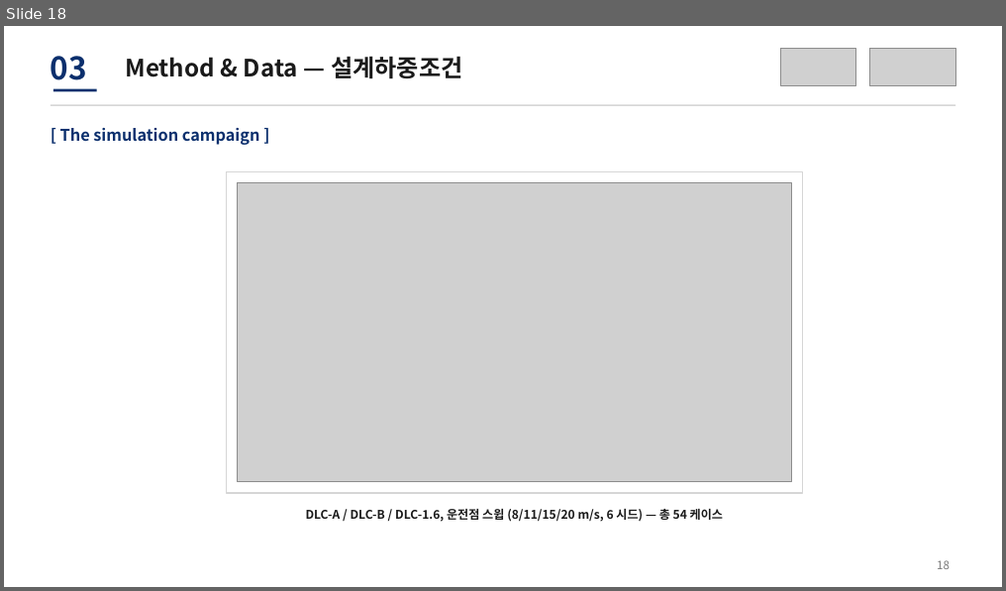
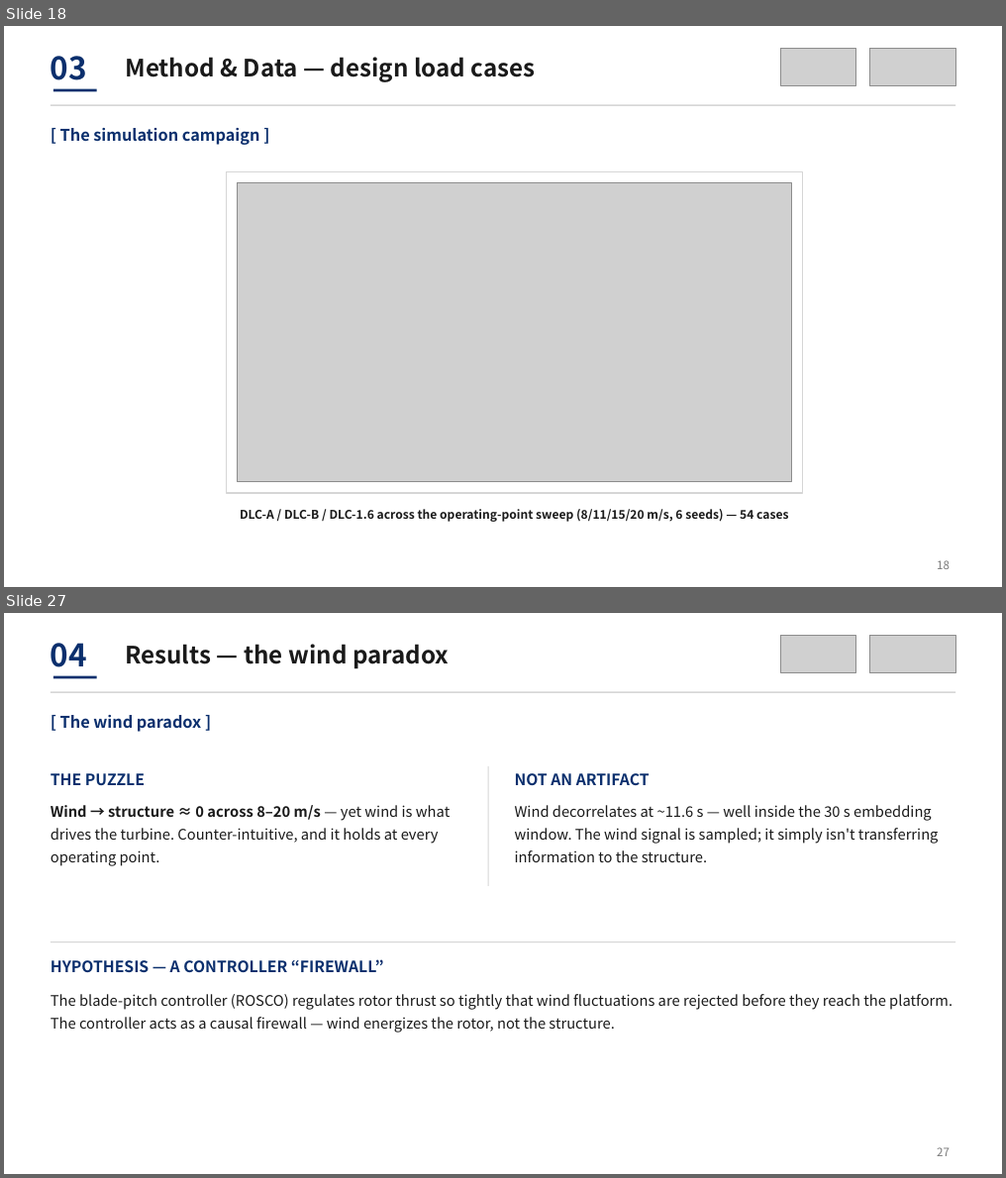
Before and after one commit to sinahdme/fowt-te-causal, a slide deck: reports/te-conference-talk-lab.pptx. Shown one above the other, each under a label of ours: slide 18 before the commit, slides 18 and 27 after it; the slides between them are not shown. The pictures are 1006x591 and 1006x1178 pixels, drawn with LibreOffice and Linux fonts; fonts in the diff are those of the drawing; grey boxes stand for pictures. Boxes give left, top, right and bottom in pixels: in the first picture for what was removed or moved away, otherwise in the second. Text is boxed around its words. In the diff, an @@ line names an element or a change of style, - is before the commit and + after.

```diff
--- a/reports/te-conference-talk-lab.pptx
+++ b/reports/te-conference-talk-lab.pptx
@@ slide 27 added at [4, 613, 1002, 1174], background #FFFFFF @@
@@ picture added at [781, 636, 856, 672] @@
@@ picture added at [869, 636, 955, 672] @@
@@ text added at [51, 643, 87, 667], 30 pt, text #0B2F6D, bold @@
+04
@@ text added at [125, 644, 449, 669], 23 pt, text #1A1A1A, bold @@
+Results — the wind paradox
@@ line added from (51, 692) to (955, 692), #D6D6D6 1.25 pt @@
@@ line added from (54, 677) to (97, 677), #0B2F6D 2.5 pt @@
@@ text added at [60, 715, 201, 732], 15.5 pt, text #0B2F6D, bold @@
+[ The wind paradox ]
@@ text added at [51, 773, 145, 785], 15 pt, text #0B2F6D, bold @@
+THE PUZZLE
@@ line added from (488, 766) to (488, 886), #D6D6D6 1 pt @@
@@ text added at [515, 773, 649, 785], 15 pt, text #0B2F6D, bold @@
+NOT AN ARTIFACT
@@ text added at [51, 805, 450, 866], 14 pt, text #1A1A1A @@
+Wind → structure ≈ 0 across 8–20 m/s — yet wind is what drives the turbine. Counter-intuitive, and it holds at every operating point.
@@ text added at [515, 805, 939, 862], 14 pt, text #1A1A1A @@
+Wind decorrelates at ~11.6 s — well inside the 30 s embedding window. The wind signal is sampled; it simply isn't transferring information to the structure.
@@ line added from (51, 943) to (955, 943), #D6D6D6 1 pt @@
@@ text added at [51, 959, 384, 973], 15 pt, text #0B2F6D, bold @@
+HYPOTHESIS — A CONTROLLER “FIREWALL”
@@ text added at [51, 994, 952, 1033], 14 pt, text #1A1A1A @@
+The blade-pitch controller (ROSCO) regulates rotor thrust so tightly that wind fluctuations are rejected before they reach the platform. The controller acts as a causal firewall — wind energizes the rotor, not the structure.
@@ text added at [937, 1148, 949, 1157], 11 pt, text #7A7A7A @@
+27
@@ slide 18 changed as well @@
@@ text at [125, 57, 536, 82]: text changed @@
-Method & Data — 설계하중조건
+Method & Data — design load cases
@@ text at [240, 509, 788, 522]: text changed @@
-DLC-A / DLC-B / DLC-1.6, 운전점 스윕 (8/11/15/20 m/s, 6 시드) — 총 54 케이스
+DLC-A / DLC-B / DLC-1.6 across the operating-point sweep (8/11/15/20 m/s, 6 seeds) — 54 cases
```
Also in this commit, not shown: 18 other slides changed, 12 other slides added, 13 slides removed, 1 other file.
